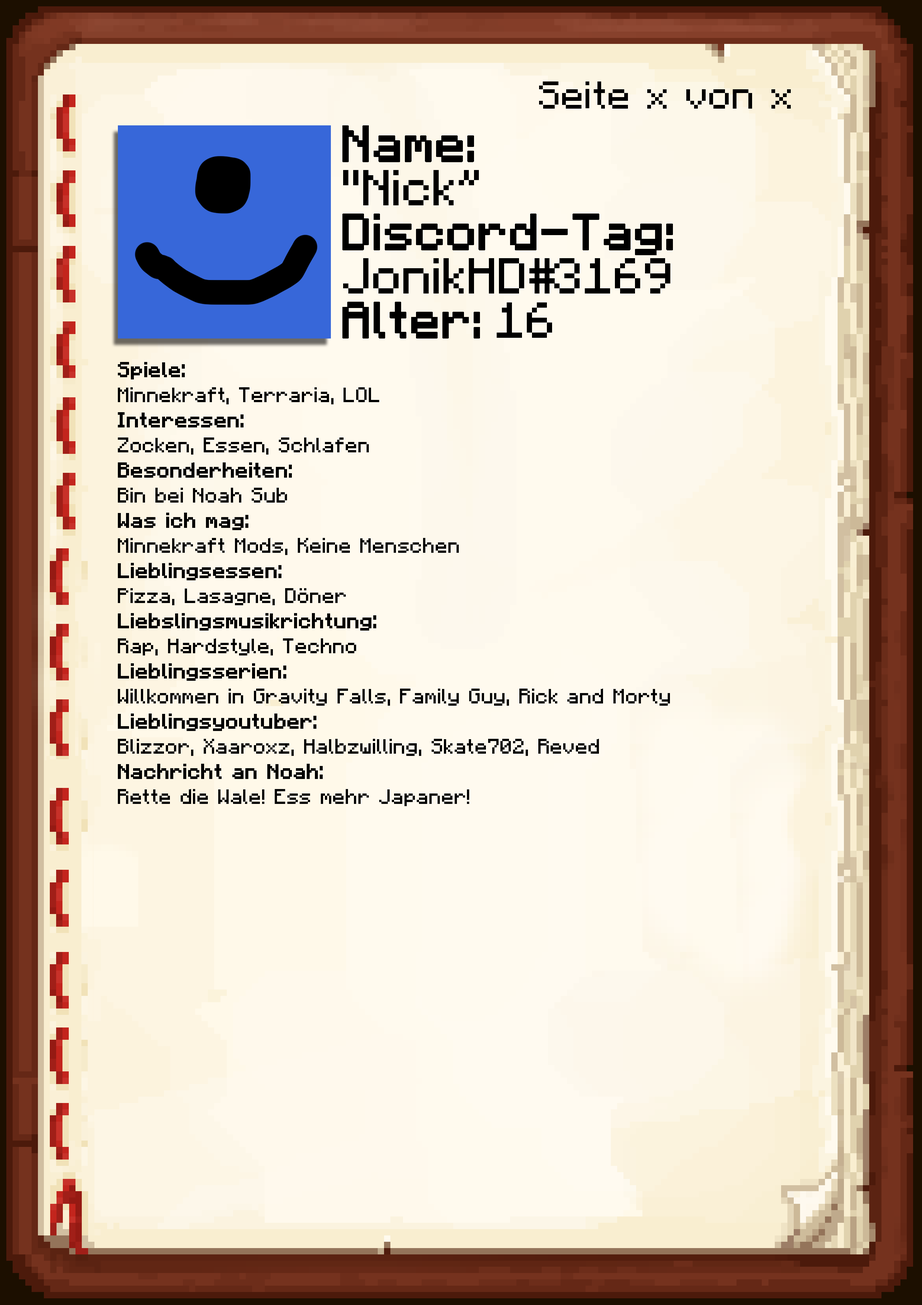
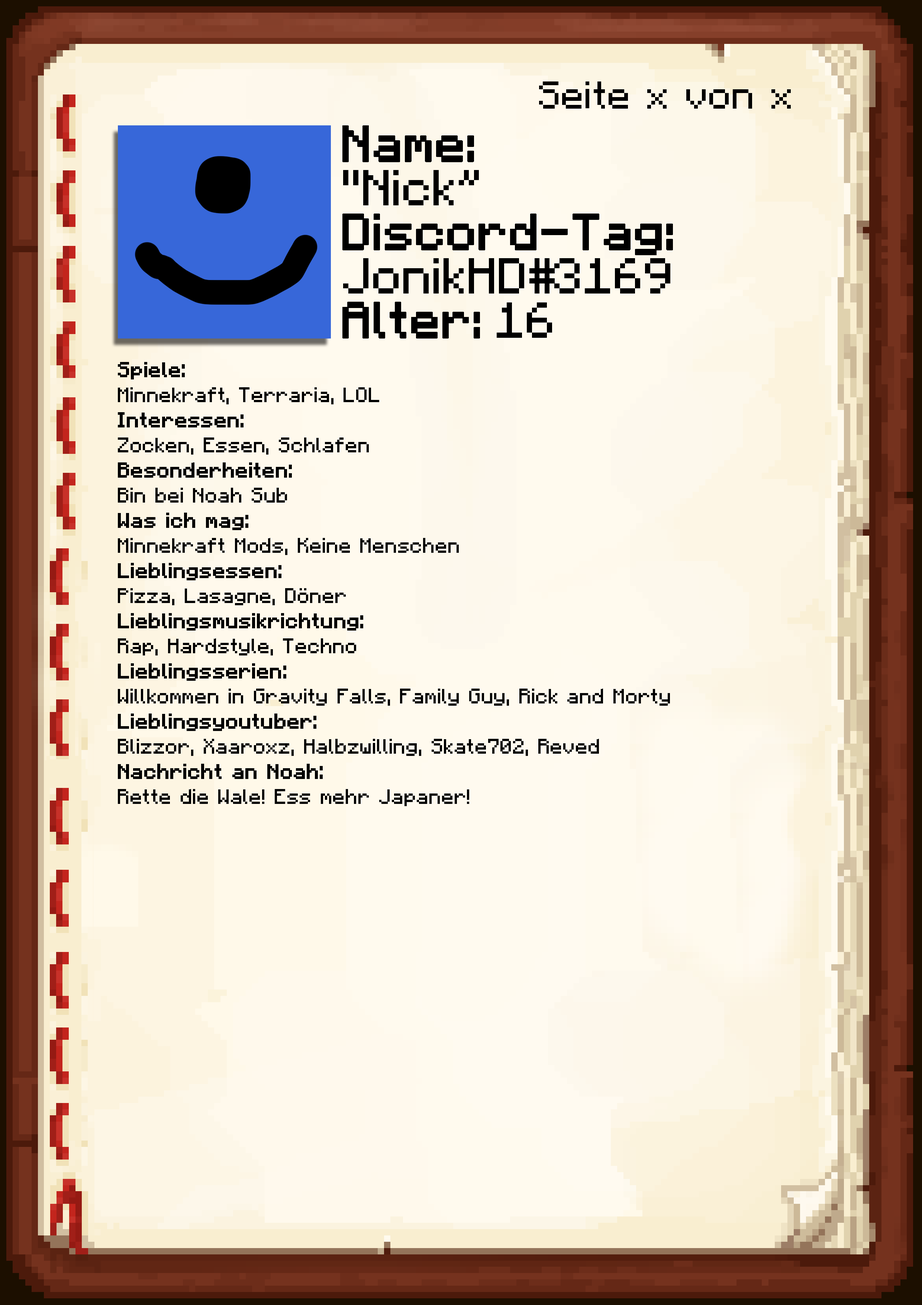
Comparing the layer stacks of the two 922x1305 images. Changes:
painted on "Unten" over [162, 612, 377, 631]
